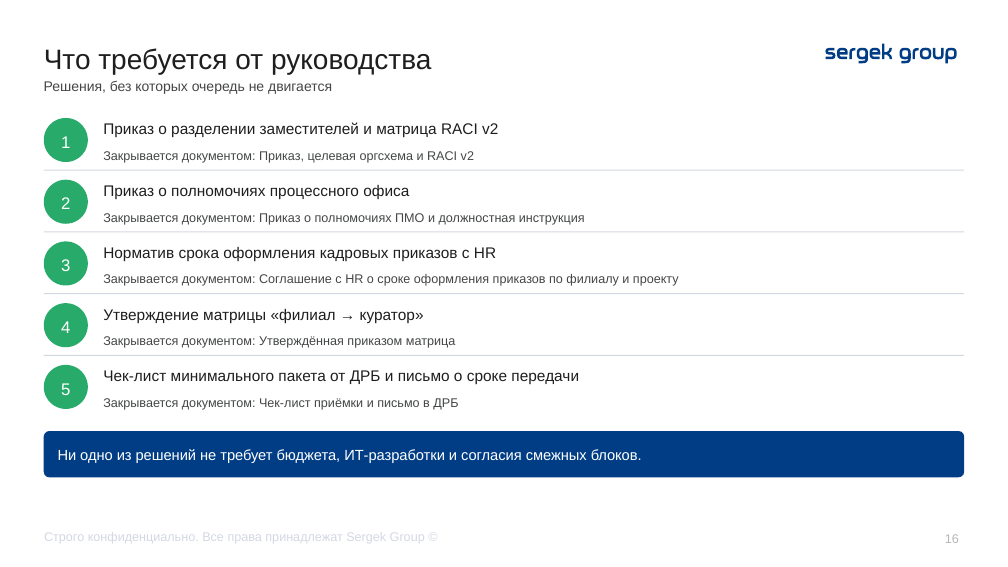
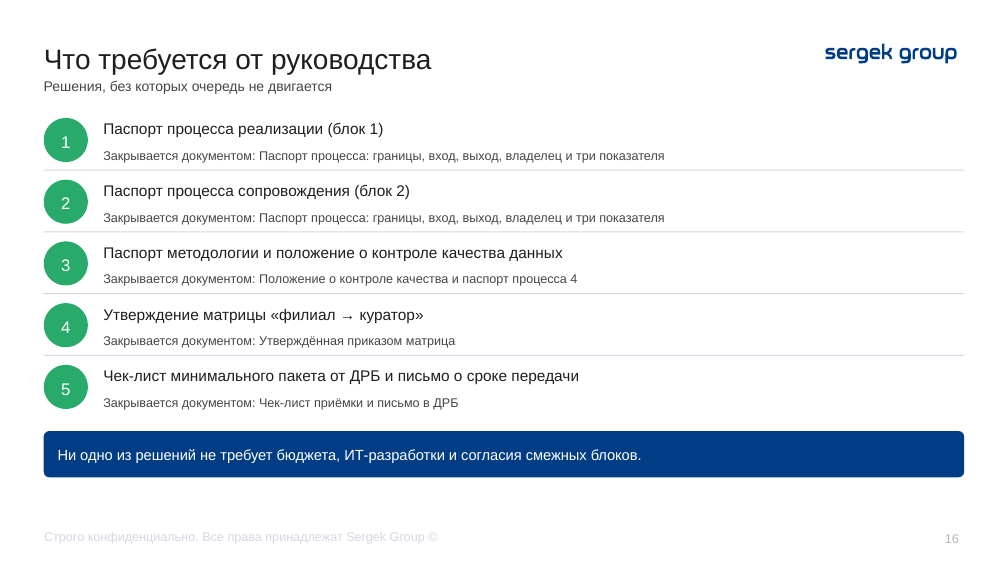
Before and after one commit to TemeshevProject/SG-DUP-Project, a slide deck: slide 16 of dup_project/02_Презентация/ДУП_Приоритеты_реинжиниринга_презентация.pptx. Drawn at 1008x567 pixels with LibreOffice and Linux fonts; fonts in the diff are those of the drawing. Boxes give left, top, right and bottom in pixels: in the first picture for what was removed or moved away, otherwise in the second. Text is boxed around its words. In the diff, an @@ line names an element or a change of style, - is before the commit and + after.

```diff
--- a/dup_project/02_Презентация/ДУП_Приоритеты_реинжиниринга_презентация.pptx
+++ b/dup_project/02_Презентация/ДУП_Приоритеты_реинжиниринга_презентация.pptx
@@ text at bbox=[103, 123, 384, 137]: text changed @@
-Приказ о разделении заместителей и матрица RACI v2
+Паспорт процесса реализации (блок 1)
@@ text at bbox=[103, 151, 664, 163]: text changed @@
-Закрывается документом: Приказ, целевая оргсхема и RACI v2
+Закрывается документом: Паспорт процесса: границы, вход, выход, владелец и три показателя
@@ text at bbox=[103, 184, 410, 200]: text changed @@
-Приказ о полномочиях процессного офиса
+Паспорт процесса сопровождения (блок 2)
@@ text at bbox=[103, 213, 664, 225]: text changed @@
-Закрывается документом: Приказ о полномочиях ПМО и должностная инструкция
+Закрывается документом: Паспорт процесса: границы, вход, выход, владелец и три показателя
@@ text at bbox=[103, 247, 562, 261]: text changed @@
-Норматив срока оформления кадровых приказов с HR
+Паспорт методологии и положение о контроле качества данных
@@ text at bbox=[103, 274, 577, 286]: text changed @@
-Закрывается документом: Соглашение с HR о сроке оформления приказов по филиалу и проекту
+Закрывается документом: Положение о контроле качества и паспорт процесса 4
```
Also in this commit, not shown: 9 other slides changed, 10 other files.
